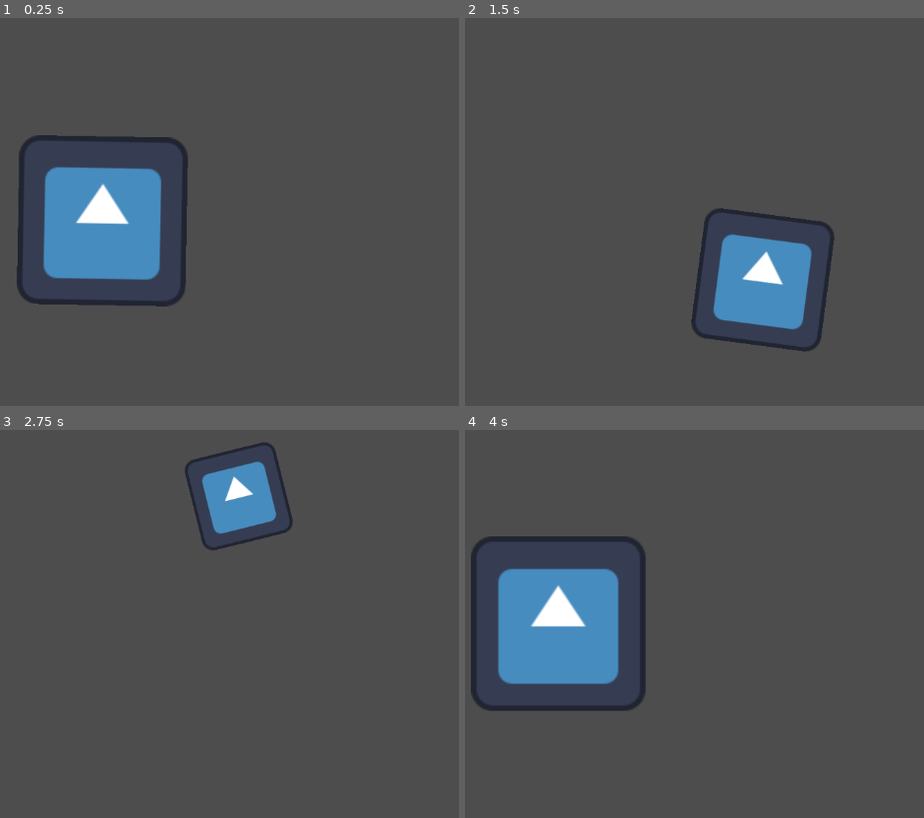
Above: before the commit, frames 1-4 (two rows, left to right).
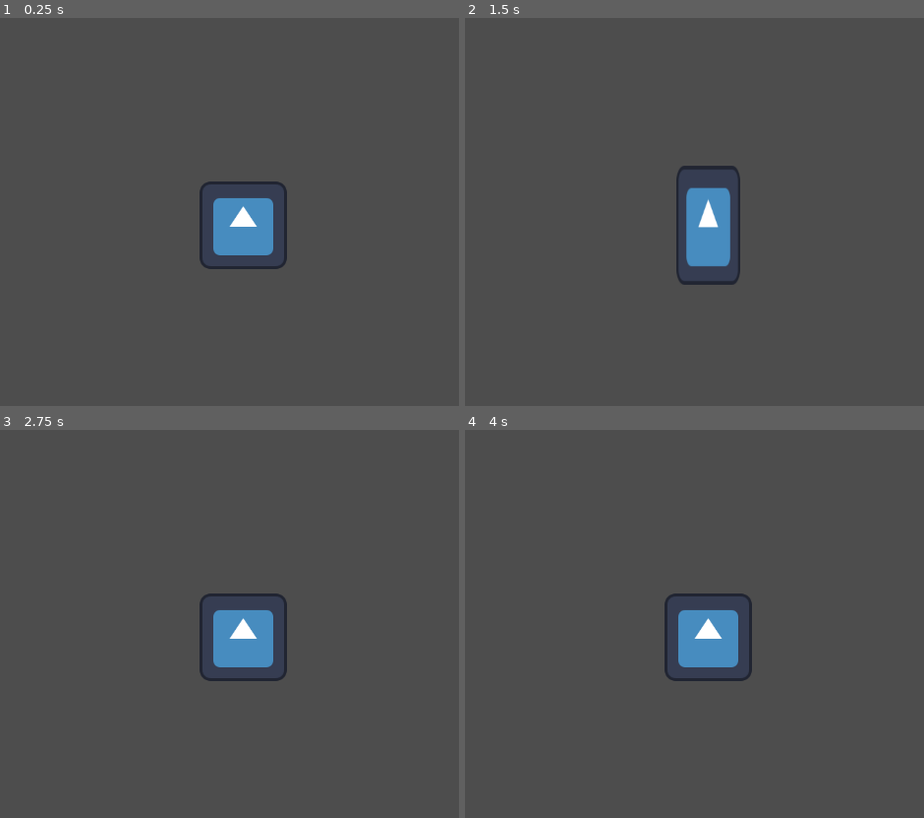
Above: after the commit, the same moments.

Repository: BirdOfAsh/SystemPrototyping
Game: Godot game, scene res://Effect Components/Scenes/effect_test_scene.tscn
Two runs of this game, one before a commit and one after it. Both use one fixed random seed, a clock stepped at 60 frames per second and the inputs below. The project has no main scene, so this scene is started directly. The engine's default icon, where the game draws it, is replaced by a stand-in: a white triangle on a blue panel in a dark square.
Inputs (mouse positions are in pixels of both pictures, inside the frame that each line leads up to):
- Up to frame 1 (0.25 s): no input
- Up to frame 2 (1.5 s): click (708, 223) at 0.52 s; click (708, 223) at 1.27 s
- Up to frame 3 (2.75 s): click (243, 635) at 2.02 s
- Up to frame 4 (4 s): move the mouse to (882, 616) at 2.77 s; move the mouse to (552, 658) at 3.52 s

The runs differ from the first frame. In frame 1, 12% of the frame differs, in the area x 3-63%, y 30-75%; in frame 2, 7.6%; in frame 3, 5.3%; in frame 4, 13%, in the area x 1-63%, y 27-73%.

Commit message:
👍 holy shit

Diff:
--- a/Effect Components/Scenes/effect_test_scene.tscn
+++ b/Effect Components/Scenes/effect_test_scene.tscn
@@ -1,7 +1,6 @@
 [gd_scene format=3 uid="uid://cqknxiwwqry2u"]
 
-[ext_resource type="Script" uid="uid://cv1tqomq6d35i" path="res://Effect Components/Scripts/Effects/node2D_effect.gd" id="1_25cbn"]
-[ext_resource type="Script" uid="uid://dtxea7wlkf3vx" path="res://Effect Components/Scripts/Effect Sequencers/node2D_effect_sequencer.gd" id="2_en1hb"]
+[ext_resource type="Script" uid="uid://mbemlabsnfms" path="res://Effect Components/Scripts/Effects/button_effect.gd" id="2_en1hb"]
 [ext_resource type="Texture2D" uid="uid://dmq8bdbng4qog" path="res://icon.svg" id="2_p3a1m"]
 
 [node name="EffectTestScene" type="Node" unique_id=1437132771]
@@ -20,64 +19,59 @@
 grow_horizontal = 2
 grow_vertical = 2
 
-[node name="Sprite2D" type="Sprite2D" parent="Control" unique_id=738079858]
-texture = ExtResource("2_p3a1m")
+[node name="TextureButton" type="TextureButton" parent="Control" unique_id=541840553]
+layout_mode = 1
+anchors_preset = 8
+anchor_left = 0.5
+anchor_top = 0.5
+anchor_right = 0.5
+anchor_bottom = 0.5
+offset_left = -64.0
+offset_top = -64.0
+offset_right = 64.0
+offset_bottom = 64.0
+grow_horizontal = 2
+grow_vertical = 2
+texture_normal = ExtResource("2_p3a1m")
 
-[node name="Node2DEffectSequencer" type="Node" parent="Control/Sprite2D" unique_id=533823790 node_paths=PackedStringArray("affected_node", "effect_array")]
+[node name="ButtonEffect" type="Node" parent="Control/TextureButton" unique_id=1909455255 node_paths=PackedStringArray("affected_node")]
 script = ExtResource("2_en1hb")
+button_effect_type = 3
 affected_node = NodePath("..")
-loop = true
-autostart = true
-effect_array = [NodePath("Node2DEffect"), NodePath("Node2DEffect2"), NodePath("Node2DEffect3"), NodePath("Node2DEffect4")]
-metadata/_custom_type_script = "uid://dtxea7wlkf3vx"
+start_scale = Vector2(1.5, 0.6)
+end_scale = Vector2(0.7, 1.4)
+reset_on_completion = true
+trans_type = 11
+ease_type = 2
+tween_duration = 0.1
+metadata/_custom_type_script = "uid://mbemlabsnfms"
 
-[node name="Node2DEffect" type="Node" parent="Control/Sprite2D/Node2DEffectSequencer" unique_id=343549797 node_paths=PackedStringArray("affected_node")]
-script = ExtResource("1_25cbn")
-affected_node = NodePath("../..")
-start_position = Vector2(-200, 0)
-end_position = Vector2(0, 200)
-start_rotation = 0.0
-end_rotation = 15.0
-start_scale = Vector2(2, 2)
+[node name="ButtonEffect2" type="Node" parent="Control/TextureButton" unique_id=1018492408 node_paths=PackedStringArray("affected_node")]
+script = ExtResource("2_en1hb")
+button_effect_type = 5
+affected_node = NodePath("..")
+end_scale = Vector2(0.8, 0.8)
+trans_type = 1
+ease_type = 1
+tween_duration = 0.1
+metadata/_custom_type_script = "uid://mbemlabsnfms"
+
+[node name="ButtonEffect3" type="Node" parent="Control/TextureButton" unique_id=1505260897 node_paths=PackedStringArray("affected_node")]
+script = ExtResource("2_en1hb")
+button_effect_type = 1
+affected_node = NodePath("..")
+end_scale = Vector2(1.1, 1.1)
+trans_type = 10
+ease_type = 2
+tween_duration = 0.1
+metadata/_custom_type_script = "uid://mbemlabsnfms"
+
+[node name="ButtonEffect4" type="Node" parent="Control/TextureButton" unique_id=333794828 node_paths=PackedStringArray("affected_node")]
+script = ExtResource("2_en1hb")
+button_effect_type = 2
+affected_node = NodePath("..")
 end_scale = Vector2(1, 1)
-trans_type = 8
+trans_type = 10
 ease_type = 2
-metadata/_custom_type_script = "uid://cv1tqomq6d35i"
-
-[node name="Node2DEffect2" type="Node" parent="Control/Sprite2D/Node2DEffectSequencer" unique_id=155416588]
-script = ExtResource("1_25cbn")
-start_position = Vector2(0, 200)
-end_position = Vector2(200, 0)
-start_rotation = 15.0
-end_rotation = 0.0
-start_scale = Vector2(1, 1)
-end_scale = Vector2(2, 2)
-trans_type = 8
-ease_type = 2
-metadata/_custom_type_script = "uid://cv1tqomq6d35i"
-
-[node name="Node2DEffect3" type="Node" parent="Control/Sprite2D/Node2DEffectSequencer" unique_id=1957926694 node_paths=PackedStringArray("affected_node")]
-script = ExtResource("1_25cbn")
-affected_node = NodePath("../..")
-start_position = Vector2(200, 0)
-end_position = Vector2(0, -200)
-start_rotation = 0.0
-end_rotation = -15.0
-start_scale = Vector2(2, 2)
-end_scale = Vector2(1, 1)
-trans_type = 8
-ease_type = 2
-metadata/_custom_type_script = "uid://cv1tqomq6d35i"
-
-[node name="Node2DEffect4" type="Node" parent="Control/Sprite2D/Node2DEffectSequencer" unique_id=538167413 node_paths=PackedStringArray("affected_node")]
-script = ExtResource("1_25cbn")
-affected_node = NodePath("../..")
-start_position = Vector2(0, -200)
-end_position = Vector2(-200, 0)
-start_rotation = -15.0
-end_rotation = 0.0
-start_scale = Vector2(1, 1)
-end_scale = Vector2(2, 2)
-trans_type = 8
-ease_type = 2
-metadata/_custom_type_script = "uid://cv1tqomq6d35i"
+tween_duration = 0.1
+metadata/_custom_type_script = "uid://mbemlabsnfms"
--- a/Effect Components/Scripts/Effects/button_effect.gd
+++ b/Effect Components/Scripts/Effects/button_effect.gd
@@ -6,7 +6,9 @@
 			'On Mouse Enter',
 			'On Mouse Exit',
 			'On Mouse Pressed',
-			'On Button Down and Button Up'
+			'On Button Down and Button Up',
+			'On Button Down',
+			'On Button Up'
 			) var button_effect_type = 0
 
 ## Call parent _ready() function and only run if the class is in fact a button
@@ -19,6 +21,7 @@
 
 
 func setup_button_signal() -> void:
+	set_original_values()
 	match button_effect_type:
 		0:
 			affected_node.mouse_entered.connect(do_tween)
@@ -32,3 +35,5 @@
 		4:
 			(affected_node as BaseButton).button_down.connect(do_tween)
 			(affected_node as BaseButton).button_up.connect(do_tween_backward.bind(true))
+		5:
+			(affected_node as BaseButton).button_down.connect(do_tween)
--- a/Effect Components/Scripts/transform_effect.gd
+++ b/Effect Components/Scripts/transform_effect.gd
@@ -1,4 +1,5 @@
 @abstract class_name TransformEffect extends TweenEffect
+
 
 #region Transform Properties
 @export_category("Transform Properties")
@@ -58,9 +59,8 @@
 
 #endregion
 
-
-@abstract func set_original_values() -> void
-
+@export_category("Reset Parameters")
+@export var reset_on_completion : bool = false
 
 ## Execute transform tweens for the [param affected_node].
 func do_transform_tween(affected_node : Node) -> void:
@@ -145,10 +145,12 @@
 		do_transform_tween_backward(affected_node)
 
 	await tween.finished
+	if reset_on_completion and !loop:
+		reset_to_origin(affected_node)
 
 ## Execute the do_tween function with start and end values reversed, meant to be used
 ## for looping. [br]
-## Not meant to be used alone.
+## Use [param reset] if used alone.
 func do_transform_tween_backward(affected_node : Node, reset : bool = false) -> void:
 	# Reset if run only if the do_backwards is run alone
 	if reset:
@@ -214,3 +216,30 @@
 		).from(
 			end_modulate
 		)
+	await tween.finished
+	if reset_on_completion and !loop:
+		reset_to_origin(affected_node)
+
+
+func reset_to_origin(affected_node : Node) -> void:
+	reset_tween()
+	tween.tween_property(
+			affected_node,
+			"position",
+			original_position,
+			tween_duration
+			)
+	tween.tween_property(
+			affected_node,
+			"rotation_degrees",
+			original_rotation,
+			tween_duration
+			)
+	tween.tween_property(
+			affected_node,
+			"scale",
+			original_scale,
+			tween_duration
+			)
+
+@abstract func set_original_values() -> void
